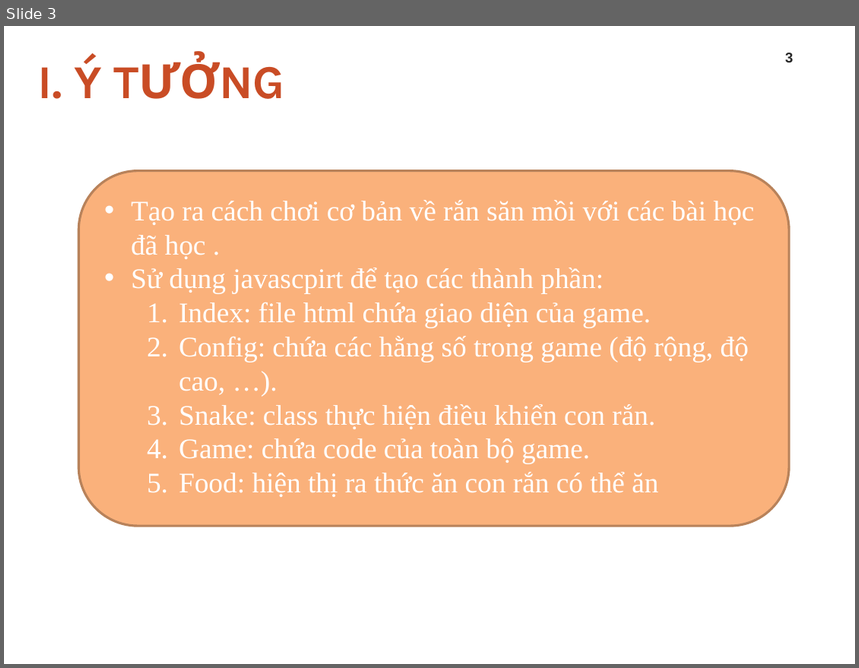
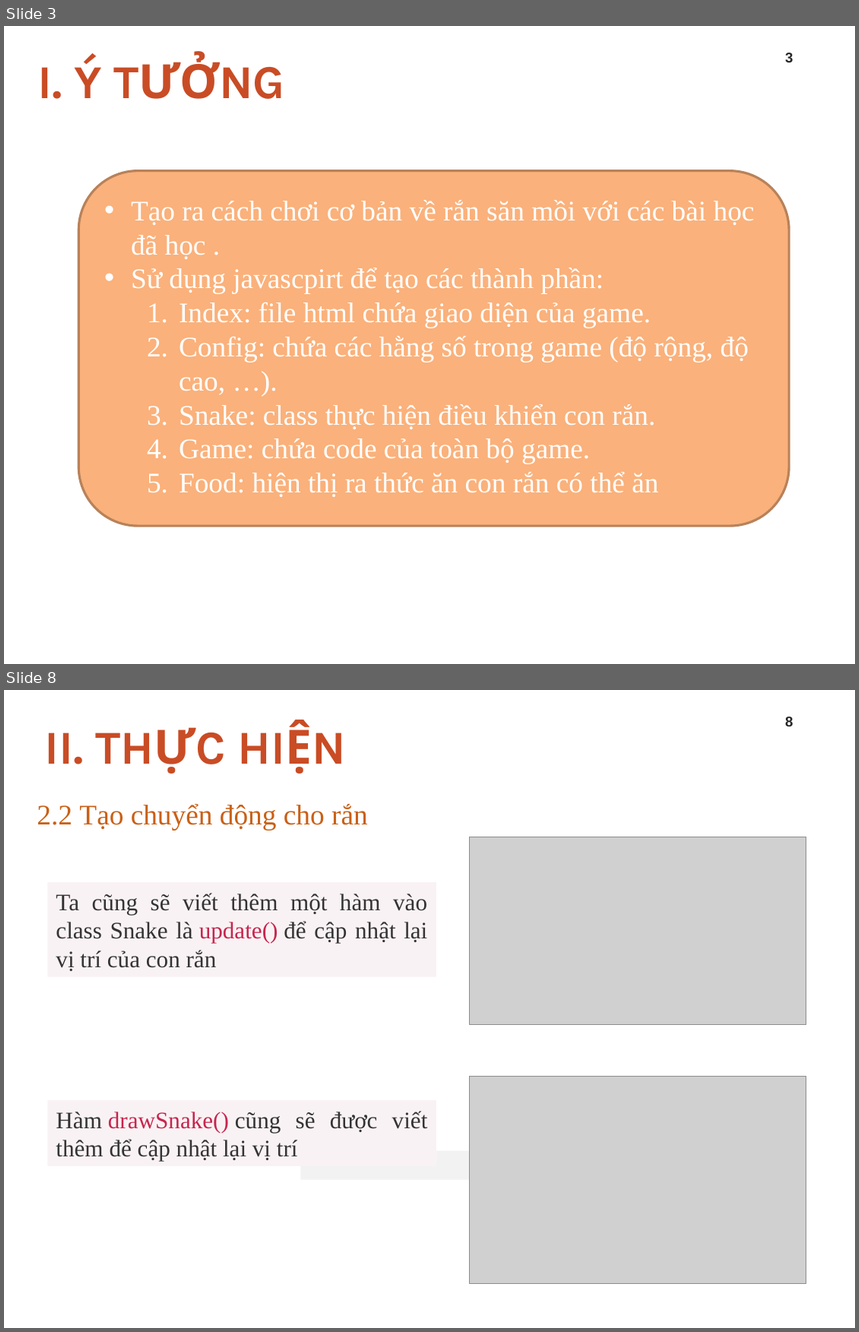
Before and after one commit to hai1710/case, a slide deck: CASE-STUDY.pptx. Shown one above the other, each under a label of ours: slide 3 before the commit, slides 3 and 8 after it; the slides between them are not shown. The pictures are 859x668 and 859x1332 pixels, drawn with LibreOffice and Linux fonts; fonts in the diff are those of the drawing; grey boxes stand for pictures; background and template pictures are left out. Boxes give left, top, right and bottom in pixels: in the first picture for what was removed or moved away, otherwise in the second. Text is boxed around its words. In the diff, an @@ line names an element or a change of style, - is before the commit and + after.

```diff
--- a/CASE-STUDY.pptx
+++ b/CASE-STUDY.pptx
@@ slide 8 added at box(4, 690, 855, 1328), background #FFFFFF @@
@@ title added at box(45, 733, 84, 764), 40 pt, text #C94C25, bold @@
+II. THỰC HIỆN
@@ page number added at box(785, 717, 793, 726), 12 pt, text #262626, bold @@
+8
@@ text added at box(37, 804, 368, 830), 24 pt, text #C96016 @@
+2.2 Tạo chuyển động cho rắn
@@ picture added at box(470, 837, 806, 1025) @@
@@ rectangle added at box(47, 882, 436, 977), fill #F9F2F4, 20 pt, text #333333 @@
+Ta cũng sẽ viết thêm một hàm vào class Snake là update() để cập nhật lại vị trí của con rắn
@@ picture added at box(470, 1076, 806, 1284) @@
@@ rectangle added at box(47, 1100, 436, 1166), fill #F9F2F4, 20 pt, text #333333 @@
+Hàm drawSnake() cũng sẽ được viết thêm để cập nhật lại vị trí
@@ rectangle added at box(301, 1151, 542, 1180), fill #F2F2F2 @@
```
Also in this commit, not shown: 2 slides changed, 7 other slides added, 1 slide removed.
